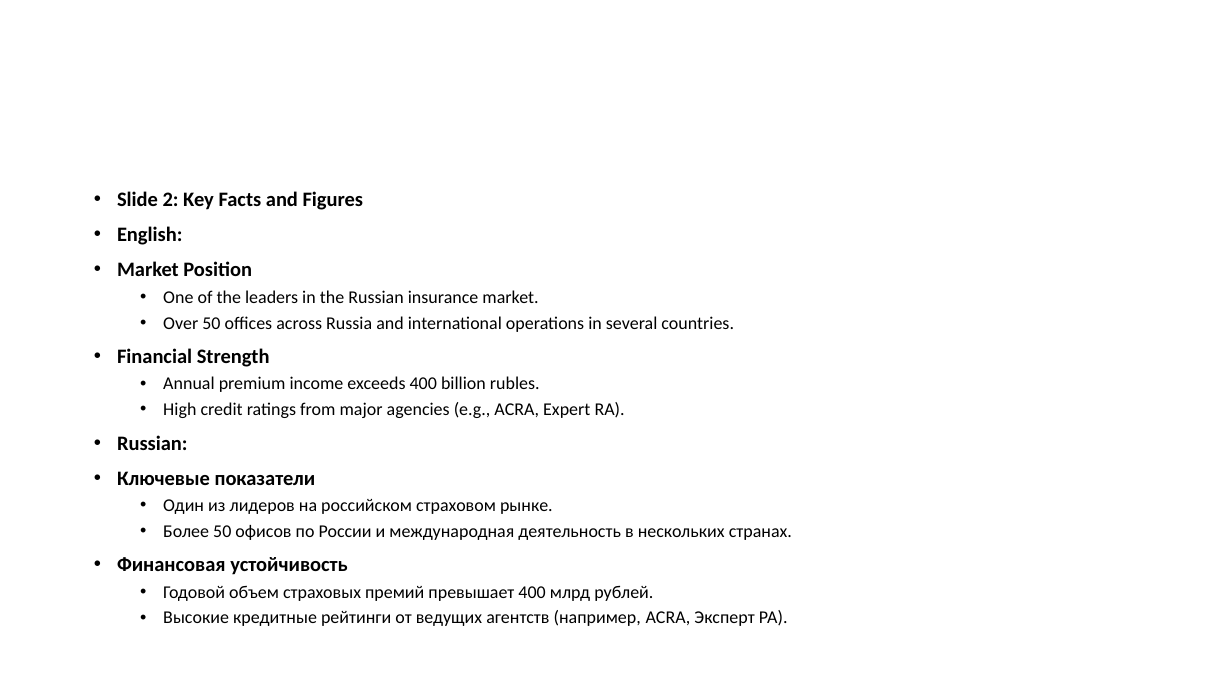
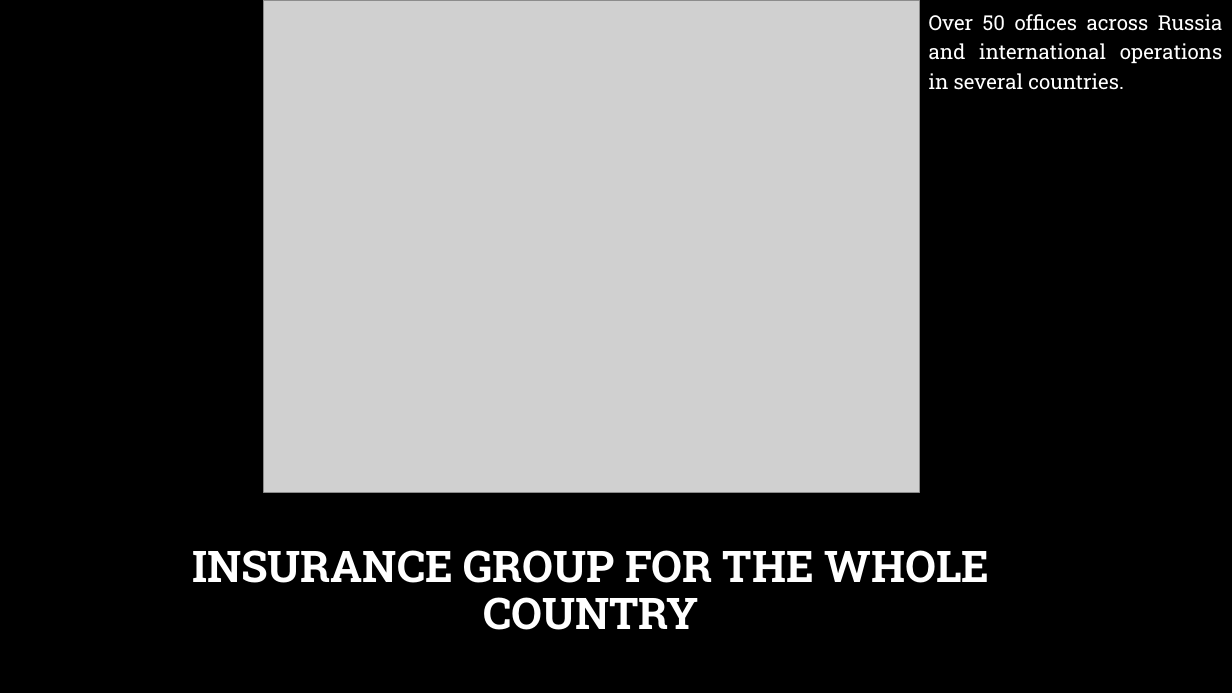
Before and after one commit to Raccoonn78/MagiCtr, a slide deck: slide 3 of 2 семестр/англ/Презентация1.pptx (slide 2 before the commit). Drawn at 1232x693 pixels with LibreOffice and Linux fonts; fonts in the diff are those of the drawing; grey boxes stand for pictures; background and template pictures are left out. Boxes give left, top, right and bottom in pixels: in the first picture for what was removed or moved away, otherwise in the second. Text is boxed around its words. In the diff, an @@ line names an element or a change of style, - is before the commit and + after.

Commit message:
fix : pptx

```diff
--- a/2 семестр/англ/Презентация1.pptx
+++ b/2 семестр/англ/Презентация1.pptx
@@ background #FFFFFF to picture (left out) @@
@@ picture added at [263, 0, 920, 493] @@
@@ text "Over 50 offices across Russia ...": place and size @@
-text "Over 50 offices across Russia ..." at [117, 191, 792, 626]
+text "Over 50 offices across Russia ..." at [929, 14, 1223, 90]
@@ text "Over 50 offices across Russia ..." at [929, 14, 1223, 90]: size 14 to 16 pt, font Calibri to Roboto Slab, text colour #000000 to #FFFFFF; alignment left to justified; bullet • to none; list level 2 to 1 in "Over 50 offices across Russia ..."; line spacing 0.9 to 1.2 @@
@@ text at [117, 191, 538, 303]: paragraphs removed @@
-• Slide 2: Key Facts and Figures
-• English:
-• Market Position
-  • One of the leaders in the Russian insurance market.
@@ text at [117, 348, 792, 626]: paragraphs removed @@
-• Financial Strength
-  • Annual premium income exceeds 400 billion rubles.
-  • High credit ratings from major agencies (e.g., ACRA, Expert RA).
-• Russian:
-• Ключевые показатели
-  • Один из лидеров на российском страховом рынке.
-  • Более 50 офисов по России и международная деятельность в нескольких странах.
-• Финансовая устойчивость
-  • Годовой объем страховых премий превышает 400 млрд рублей.
-  • Высокие кредитные рейтинги от ведущих агентств (например, ACRA, Эксперт РА).
@@ title added at [192, 550, 990, 630], 34 pt, text #FFFFFF, bold @@
+INSURANCE GROUP FOR THE WHOLE COUNTRY
```
Also in this commit, not shown: 2 other slides changed, 4 slides added, 3 slides removed, 5 other files.
